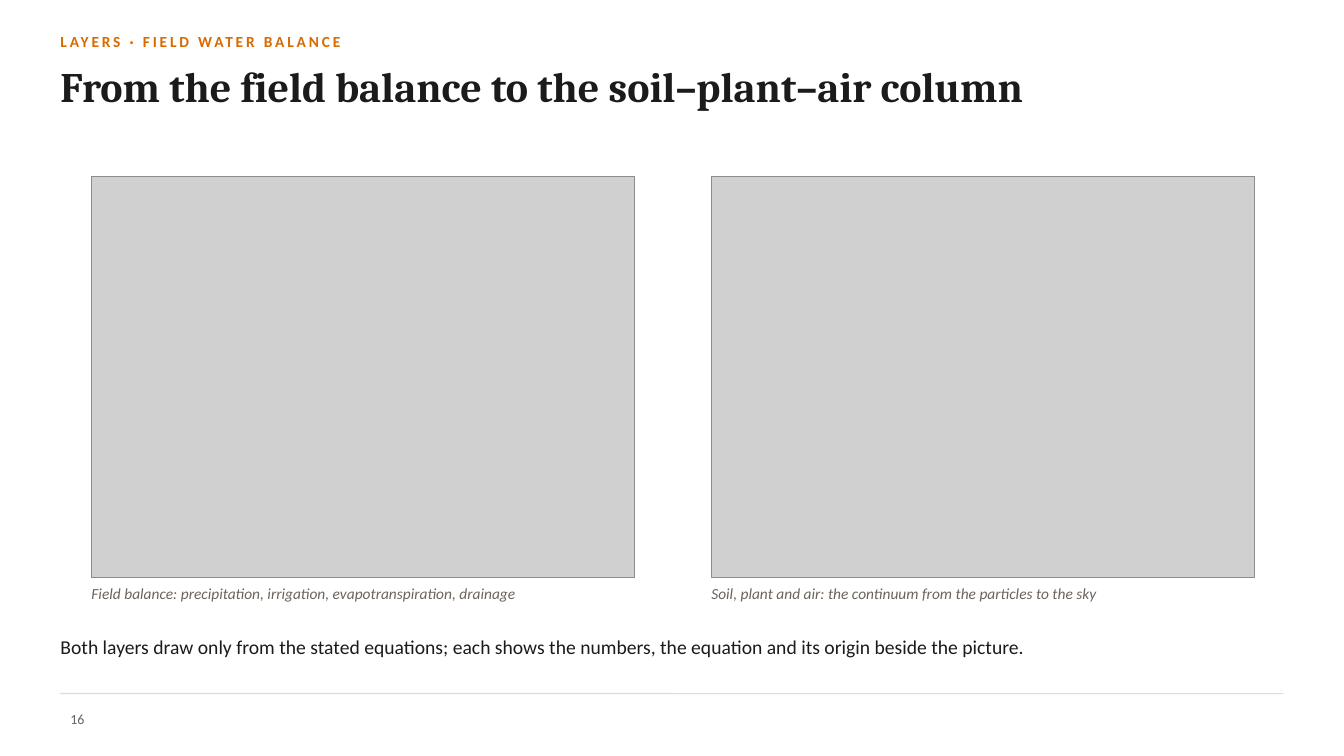
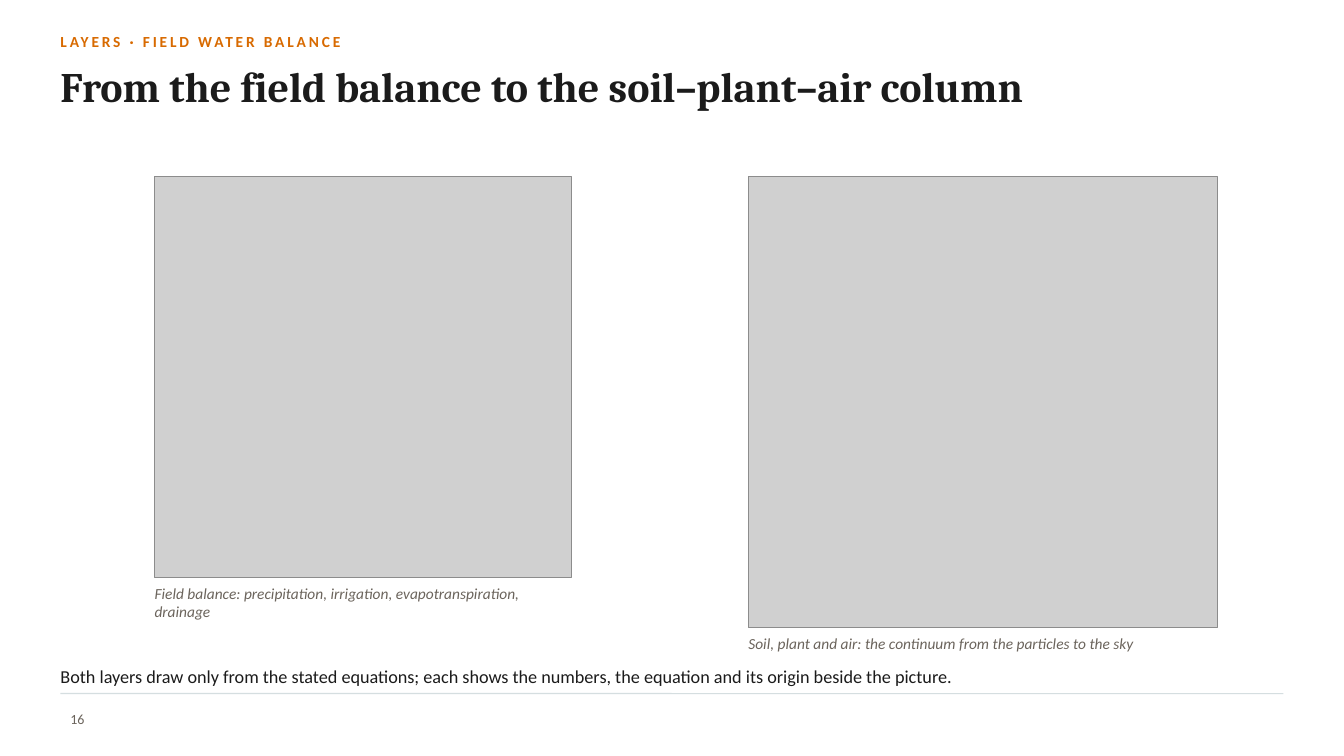
Before and after one commit to halilunaziru73-creator/Coupled-Water-Fluxes-Pore-Scale-Dynamics-Precision-Irrigation-Mulching-Feedback-Loops, a slide deck: slide 16 of Manuscripts/pdf/Supplementary/SWAFL_Presentation.pptx. Drawn at 1344x756 pixels with LibreOffice and Linux fonts; fonts in the diff are those of the drawing; grey boxes stand for pictures; background and template pictures are left out. Boxes give left, top, right and bottom in pixels: in the first picture for what was removed or moved away, otherwise in the second. Text is boxed around its words. In the diff, an @@ line names an element or a change of style, - is before the commit and + after.

Commit message:
Presentation: sharper double-resolution screenshots, larger figures

```diff
--- a/Manuscripts/pdf/Supplementary/SWAFL_Presentation.pptx
+++ b/Manuscripts/pdf/Supplementary/SWAFL_Presentation.pptx
@@ picture: place and size @@
-picture at box(92, 176, 635, 578)
+picture at box(154, 176, 571, 578)
@@ picture: place and size @@
-picture at box(712, 176, 1255, 578)
+picture at box(748, 176, 1217, 628)
@@ text "Field balance: precipitation, irrigation, evapotranspiration ..." rewrapped from box(91, 588, 515, 602) to box(155, 588, 519, 620) @@
@@ text "Soil, plant and air: the ...": place and size @@
-text "Soil, plant and air: the ..." at box(711, 588, 1096, 602)
+text "Soil, plant and air: the ..." at box(748, 638, 1133, 652)
@@ text "Both layers draw only from ...": place and size @@
-text "Both layers draw only from ..." at box(60, 640, 1023, 658)
+text "Both layers draw only from ..." at box(60, 670, 952, 686)
@@ text "Both layers draw only from ..." at box(60, 670, 952, 686): size 14 to 13 pt @@
```
Also in this commit, not shown: 11 other slides changed.
